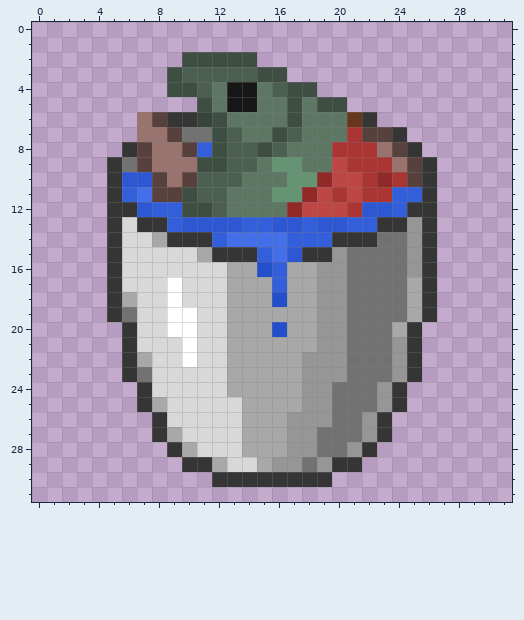
Pixel-art sprite -- textures/items/bucket_salmon.png. The first picture shows the starting point.
The file is 32x32 pixels.
New version:
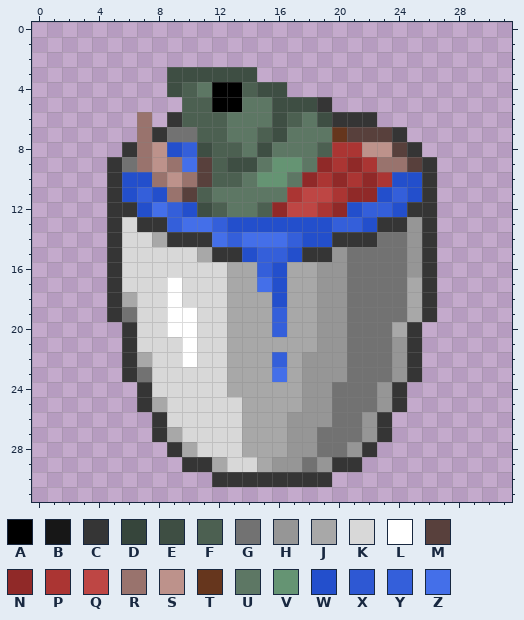
Palette (. is transparent): A #000000  B #171717  C #353535  D #36453b  E #3e4e43  F #4c6051  G #727272  H #969696  J #a8a8a8  K #d8d8d8  L #ffffff  M #58403c  N #902928  P #ab3533  Q #be4644  R #99736d  S #bd928b  T #66361d  U #5d7764  V #659473  W #234fcc  X #2e58d3  Y #345fda  Z #446fe9
Changes in this commit:
@@ x 0..31 @@
  1 ................................
- 2 ..........EEEEE.................
- 3 .........EFFFFFEE...............
- 4 .........EEFUBBUFEE.............
- 5 ...........EUBBUUEUEE...........
- 6 .......RMCCDEUUUUEUUUTC.........
- 7 .......RRMGGEFUUEFUUUPMMC.......
- 8 ......CMRRMYEFFEFUUUPPPRMC......
- 9 .....CGMRRREEFFUVVUUQPPPRMC.....
-10 .....CXXMRMFFFUUUVVNQQPNPMC.....
-11 .....CYZMMEFFUUUVVNQPQPPYYC.....
-12 .....CCXYYEEFUUUUNQQQPXXYCC.....
-13 .....CKCCYXXXXYYXXYXXYYCCHC.....
-14 .....CKKJCCCYZZZZYYYCCCGGHC.....
-15 .....CKKKKKJCCCYZXCCHGGGGHC.....
-16 .....CKKKKKKKJJWYJJHHGGGGHC.....
-17 .....CKKKLKKKJJJYJJHHGGGGJC.....
+ 2 ................................
+ 3 .........EEEEEE.................
+ 4 .........EFUAAFEE...............
+ 5 ..........FFAAUUEEEC............
+ 6 .......R.CFFFUUUEFUECCC.........
+ 7 .......RCGGFFUUFEUUUTMMMC.......
+ 8 ......CRSWYEFFUEUUUFPPSSMC......
+ 9 .....CGRSRZMFEEUVVUNPNPRRMC.....
+10 .....CWWRSRMFFUVVUNPNPNPWWC.....
+11 .....CWYWRMFUUUUUPQQPNNWYWC.....
+12 .....CCWZYWEFUUFNQQPNWYYWCC.....
+13 .....CKCCYZZYWWWWWWWYYWCCHC.....
+14 .....CKKJCCCZYZZZYWWCCCGGHC.....
+15 .....CKKKKKJCCWYYWCCHGGGGHC.....
+16 .....CKKKKKKKJJYWJJHHGGGGHC.....
+17 .....CKKKLKKKJJZWJJHHGGGGJC.....
 18 .....CJKKLKKKJJJWJJHHGGGGJC.....
-19 .....CGKKLLKKJJJJJJHHGGGGJC.....
-20 ......CKKLLKKJJJWJJHHGGGJC......
+19 .....CGKKLLKKJJJYJJHHGGGGJC.....
+20 ......CKKLLKKJJJYJJHHGGGJC......
 21 ......CKKKLKKJJJJJJHHGGGHC......
-22 ......CJKKLKKJJJJJHHHGGGHC......
-23 ......CGKKKKKJJJJJHHHGGGHC......
+22 ......CJKKLKKJJJYJHHHGGGHC......
+23 ......CGKKKKKJJJZJHHHGGGHC......
 24 .......CKKKKKJJJJJHHGGGHC.......
Where, in picture pixels (left, top, right, bottom), the same in both pictures:
changed: (122, 52, 422, 382)
